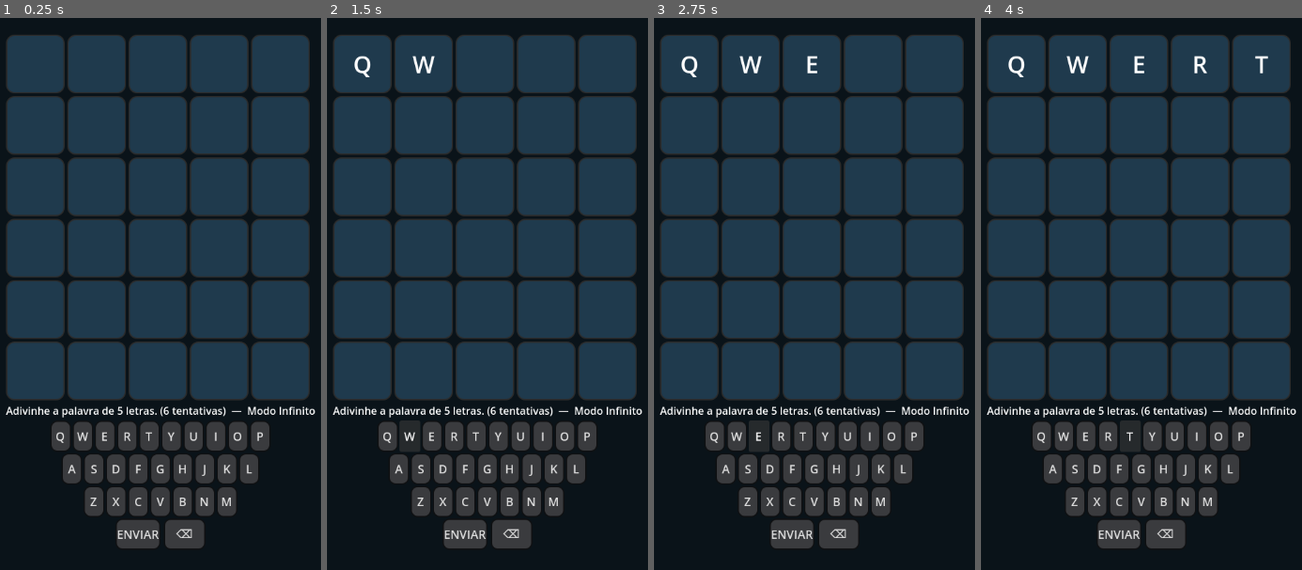
Above: before the commit, frames 1-4 (left to right).
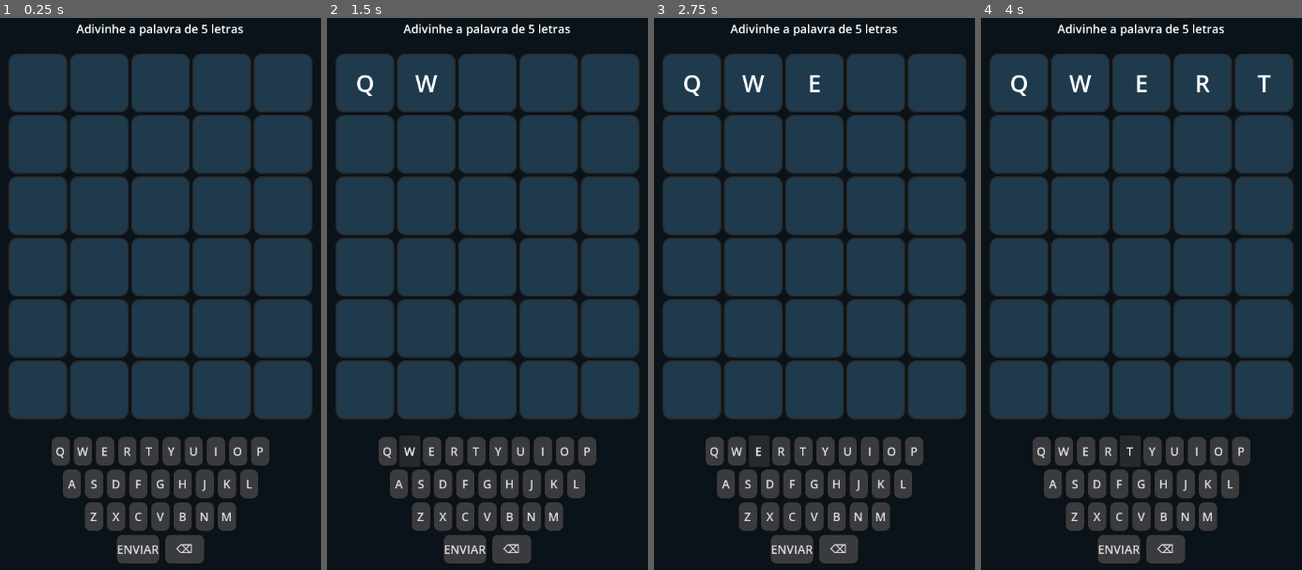
Above: after the commit, the same moments.

Repository: cryptofabrikah-oss/wordmix
Game: Godot game, scene res://scenes/Main.tscn
The game is run twice, just before and just after one commit, with the same random seed, the same clock (stepped at 60 frames per second) and the same inputs.
Inputs:
- Up to frame 1 (0.25 s): no input
- Up to frame 2 (1.5 s): click "Q" at 0.5 s; click "W" at 1.25 s
- Up to frame 3 (2.75 s): click "E" at 2 s
- Up to frame 4 (4 s): click "R" at 2.75 s; click "T" at 3.5 s

The runs differ from the first frame. In frame 1, 27% of the frame differs, in the area x 1-99%, y 1-99%; in frame 2, 28%; in frame 3, 28%; in frame 4, 28%.

Commit message:
exit button

Diff:
--- a/project.godot
+++ b/project.godot
@@ -19,3 +19,7 @@
 window/size/viewport_width=648
 window/size/viewport_height=1152
 window/stretch/mode="viewport"
+
+[rendering]
+
+renderer/rendering_method="mobile"
--- a/scenes/Main.tscn
+++ b/scenes/Main.tscn
@@ -29,14 +29,16 @@
 offset_right = 0.5
 grow_horizontal = 2
 grow_vertical = 2
+theme_override_constants/separation = 25
 alignment = 1
+
+[node name="Status" type="Label" parent="VBox"]
+layout_mode = 2
+theme_override_font_sizes/font_size = 18
+horizontal_alignment = 1
 
 [node name="Grid" type="GridContainer" parent="VBox"]
 layout_mode = 2
-
-[node name="Status" type="Label" parent="VBox"]
-layout_mode = 2
-horizontal_alignment = 1
 
 [node name="Keyboard" parent="VBox" instance=ExtResource("3")]
 layout_mode = 2
--- a/scenes/end_game.tscn
+++ b/scenes/end_game.tscn
@@ -1,8 +1,11 @@
-[gd_scene load_steps=4 format=3 uid="uid://xyafmi8rpo0i"]
+[gd_scene load_steps=6 format=3 uid="uid://xyafmi8rpo0i"]
 
 [ext_resource type="Script" uid="uid://bowub5s73ysx3" path="res://scenes/end_game.gd" id="1_0py74"]
-[ext_resource type="Texture2D" uid="uid://djrfdjjr5mvp8" path="res://assets/box_endgame.png" id="1_dpvxj"]
+[ext_resource type="Texture2D" uid="uid://bfyc5mvo4ymbc" path="res://assets/box_endgame.svg" id="2_0py74"]
 [ext_resource type="Texture2D" uid="uid://qyhuytr0yxo7" path="res://assets/newgame.png" id="2_uwdrl"]
+[ext_resource type="Texture2D" uid="uid://bxi03a0bwrwh4" path="res://Basic_GUI_Bundle/ButtonsText/PremadeButtons_XRed.png" id="4_5pifh"]
+
+[sub_resource type="SystemFont" id="SystemFont_0py74"]
 
 [node name="EndGame" type="Control"]
 layout_mode = 3
@@ -17,9 +20,10 @@
 
 [node name="ColorRect" type="ColorRect" parent="."]
 z_index = -1
+layout_mode = 0
 offset_right = 648.0
 offset_bottom = 1152.0
-color = Color(0.00392157, 0.0470588, 0.0705882, 0.882353)
+color = Color(0.00392157, 0.0470588, 0.0705882, 0.623529)
 
 [node name="EndLabel" type="Label" parent="."]
 z_index = 2
@@ -35,6 +39,7 @@
 offset_bottom = -19.5
 grow_horizontal = 2
 grow_vertical = 2
+theme_override_colors/font_color = Color(0, 0, 0, 1)
 theme_override_font_sizes/font_size = 34
 text = "Você ganhou!"
 
@@ -45,13 +50,14 @@
 anchor_top = 0.5
 anchor_right = 0.5
 anchor_bottom = 0.5
-offset_left = -200.0
-offset_top = -200.0
-offset_right = 200.0
-offset_bottom = 200.0
+offset_left = 256.0
+offset_top = 246.0
+offset_right = 1778.0
+offset_bottom = 1767.0
 grow_horizontal = 2
 grow_vertical = 2
-texture = ExtResource("1_dpvxj")
+scale = Vector2(-0.33, -0.33)
+texture = ExtResource("2_0py74")
 
 [node name="NewGameButton" type="Button" parent="."]
 layout_mode = 1
@@ -78,7 +84,30 @@
 anchor_bottom = 1.0
 grow_horizontal = 2
 grow_vertical = 2
+theme_override_colors/font_color = Color(0, 0, 0, 1)
+theme_override_colors/font_shadow_color = Color(0, 0, 0, 1)
+theme_override_colors/font_outline_color = Color(0, 0, 0, 1)
+theme_override_fonts/font = SubResource("SystemFont_0py74")
 theme_override_font_sizes/font_size = 100
-text = "NOVO JOGO"
+text = "novo jogo"
 horizontal_alignment = 1
 vertical_alignment = 1
+
+[node name="NewGameButton2" type="Button" parent="."]
+layout_mode = 1
+anchors_preset = 8
+anchor_left = 0.5
+anchor_top = 0.5
+anchor_right = 0.5
+anchor_bottom = 0.5
+offset_left = -21.0
+offset_top = -225.0
+offset_right = 1146.0
+offset_bottom = 141.0
+grow_horizontal = 2
+grow_vertical = 2
+scale = Vector2(0.22, 0.22)
+icon = ExtResource("4_5pifh")
+flat = true
+icon_alignment = 2
+vertical_icon_alignment = 0
--- a/scripts/Main.gd
+++ b/scripts/Main.gd
@@ -100,8 +100,7 @@
 
 func _update_status(text: String = "") -> void:
 	if text == "":
-		var base: String = "Adivinhe a palavra de %d letras. (%d tentativas)" % [WORD_SIZE, MAX_TRIES]
-		base += "  —  Modo Diário" if mode == GameMode.DAILY else "  —  Modo Infinito"
+		var base: String = "Adivinhe a palavra de 5 letras"
 		status_lbl.text = base
 	else:
 		status_lbl.text = text
Renamed: Basic_GUI_Bundle/BoxesBanners/SVG/Box_Orange_Square.svg -> assets/box_endgame.svg
Not shown, changed: assets/box_endgame.svg.import
